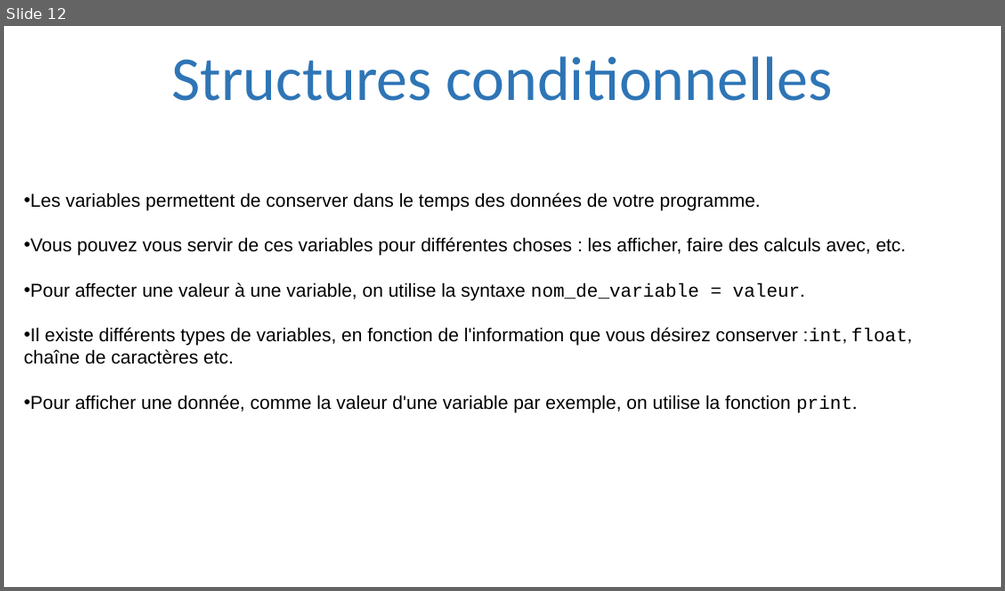
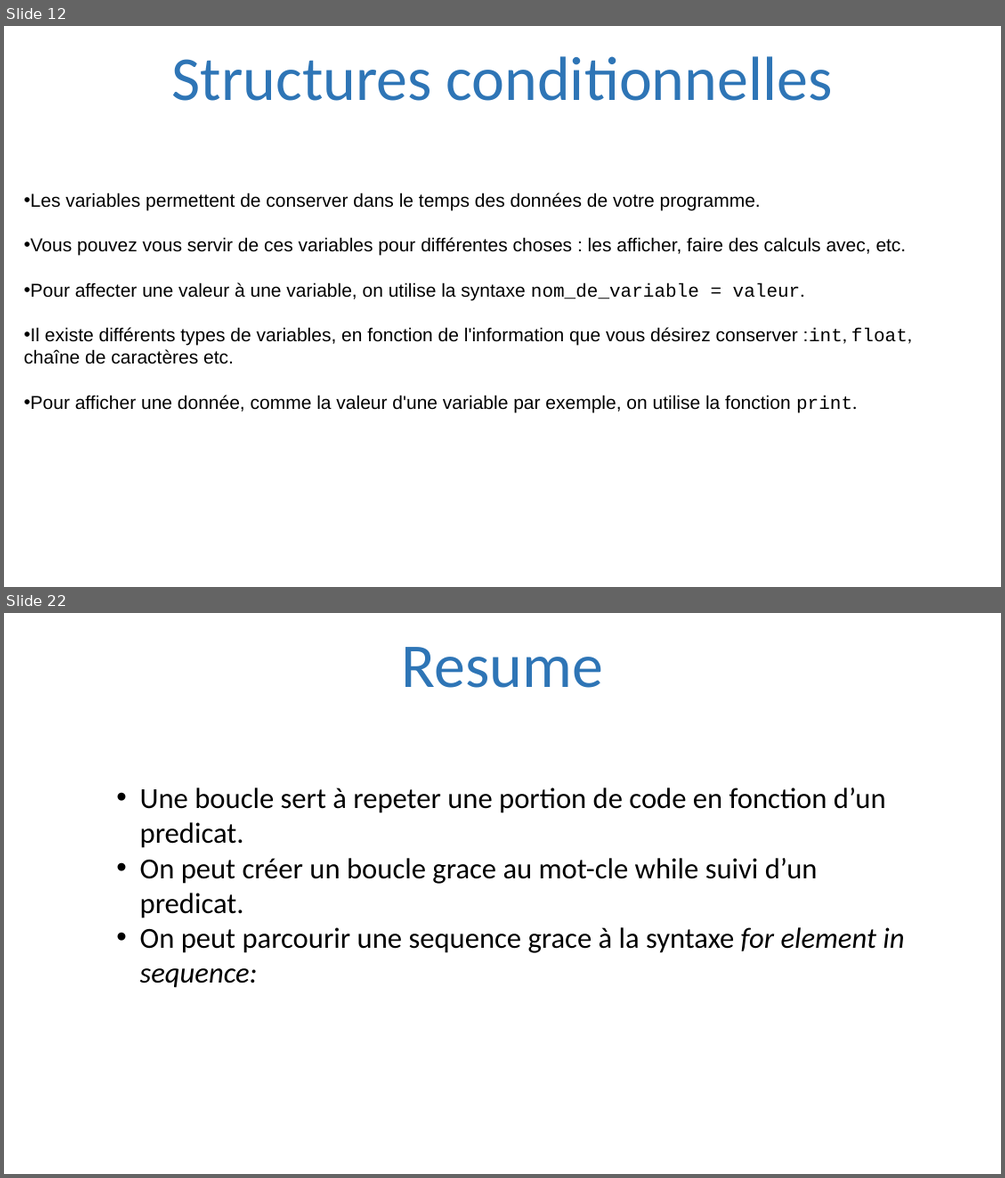
Before and after one commit to julienPalleau/PythonDoc, a slide deck: Python-resume.pptx. Shown one above the other, each under a label of ours: slide 12 before the commit, slides 12 and 22 after it; the slides between them are not shown. The pictures are 1005x591 and 1005x1178 pixels, drawn with LibreOffice and Linux fonts; fonts in the diff are those of the drawing. Boxes give left, top, right and bottom in pixels: in the first picture for what was removed or moved away, otherwise in the second. Text is boxed around its words. In the diff, an @@ line names an element or a change of style, - is before the commit and + after.

Commit message:
added fonctions

```diff
--- a/Python-resume.pptx
+++ b/Python-resume.pptx
@@ slide 22 added at [4, 613, 1001, 1174], background #FFFFFF @@
@@ title added at [402, 647, 603, 688], 60 pt, text #2E75B6 @@
+Resume
@@ text added at [140, 787, 904, 988], 28 pt, text #000000 @@
+• Une boucle sert à repeter une portion de code en fonction d’un predicat.
+• On peut créer un boucle grace au mot-cle while suivi d’un predicat.
+• On peut parcourir une sequence grace à la syntaxe for element in sequence:
```
Also in this commit, not shown: 1 slide changed, 18 other slides added.
